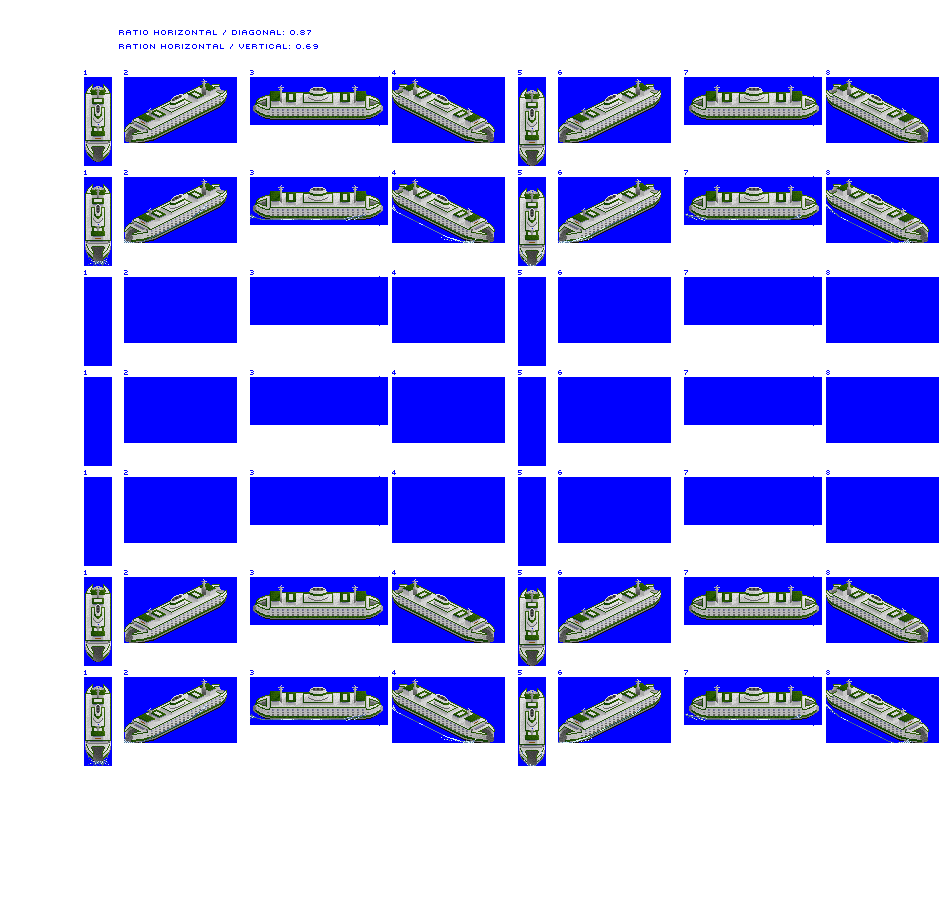
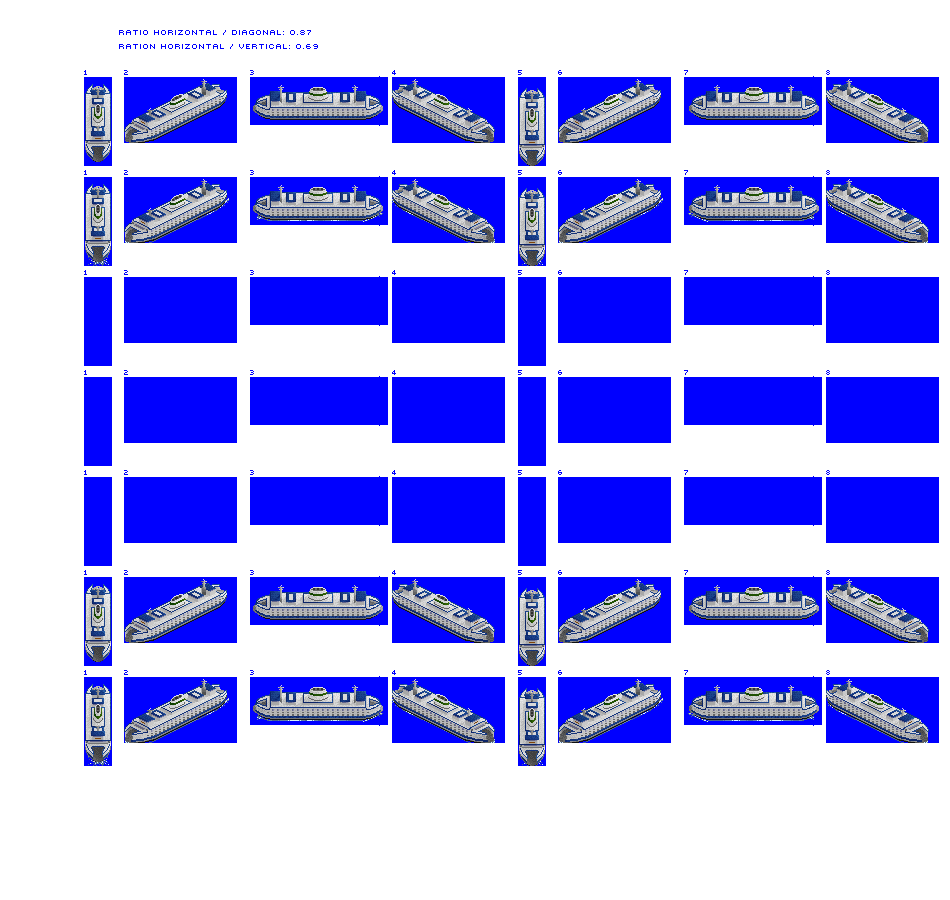
The second 950x900 image is a revision of the first. Changes to its layers:
renamed "Layer 1" to "Ferry", moved it above "prop / bow wash", painted on it over (85, 83, 929, 766)
painted on "prop / bow wash" over (124, 198, 928, 766)
